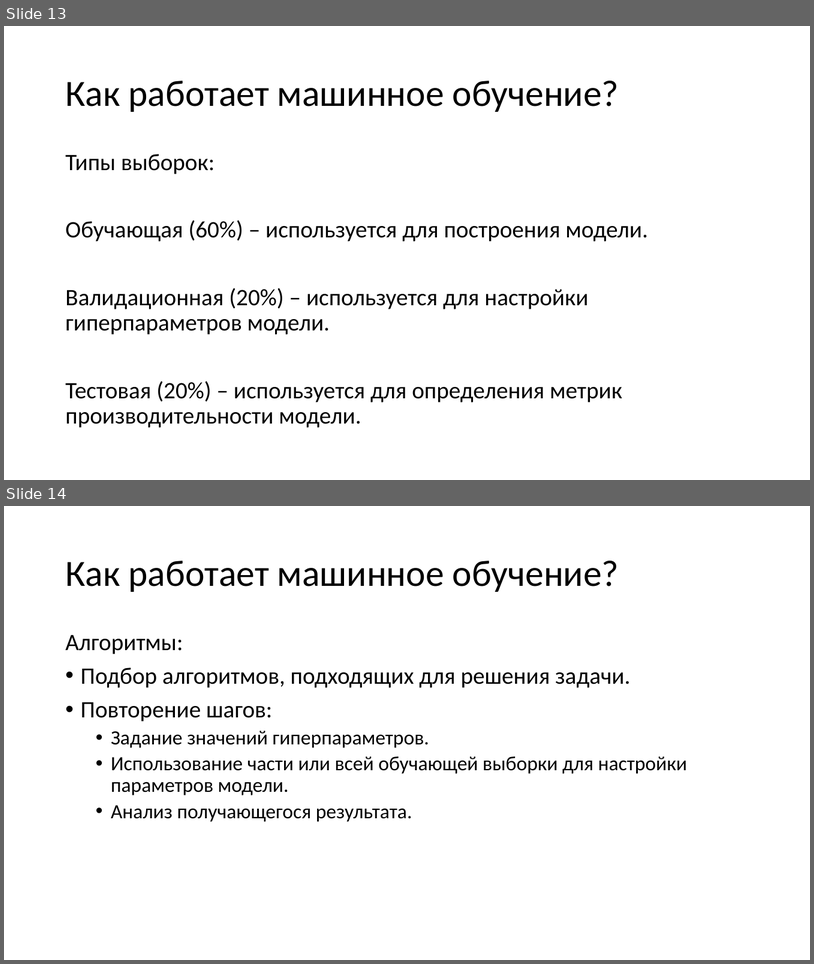
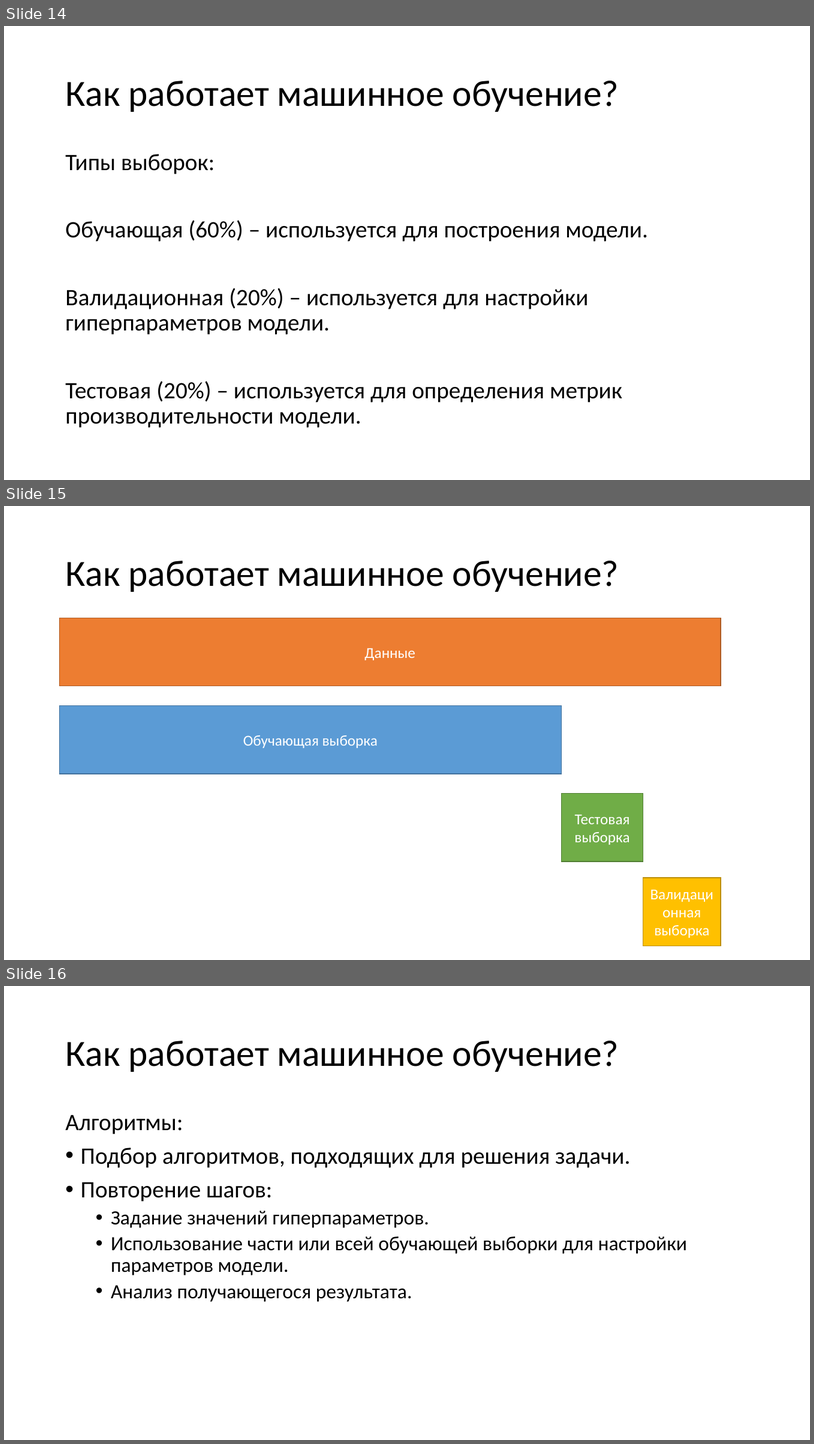
Before and after one commit to mosalov/AI_main_lectures, a slide deck: Лекция 1.pptx. Shown one above the other, each under a label of ours: slides 13 and 14 before the commit, slides 14, 15 and 16 after it. The pictures are 814x964 and 814x1444 pixels, drawn with LibreOffice and Linux fonts; fonts in the diff are those of the drawing. Boxes give left, top, right and bottom in pixels: in the first picture for what was removed or moved away, otherwise in the second. Text is boxed around its words. In the diff, an @@ line names an element or a change of style, - is before the commit and + after.

```diff
--- a/Лекция 1.pptx
+++ b/Лекция 1.pptx
@@ slide 15 added at [4, 506, 810, 960], background #FFFFFF @@
@@ title added at [65, 561, 619, 592], 44 pt, text #000000 @@
+Как работает машинное обучение?
@@ rectangle added at [60, 618, 722, 686], fill #ED7D31, outline #AF5C24 1 pt, 18 pt, text #FFFFFF @@
+Данные
@@ rectangle added at [60, 706, 562, 774], fill #5B9BD5, outline #43739E 1 pt, 18 pt, text #FFFFFF @@
+Обучающая выборка
@@ rectangle added at [562, 793, 644, 862], fill #70AD47, outline #538035 1 pt, 18 pt, text #FFFFFF @@
+Тестовая выборка
@@ rectangle added at [644, 877, 722, 946], fill #FFC000, outline #BD8E00 1 pt, 18 pt, text #FFFFFF @@
+Валидационная выборка
@@ what was slide 13 is now slide 14 @@
@@ what was slide 14 is now slide 16 @@
```
Also in this commit, not shown: 6 slides changed, 9 other slides added.
